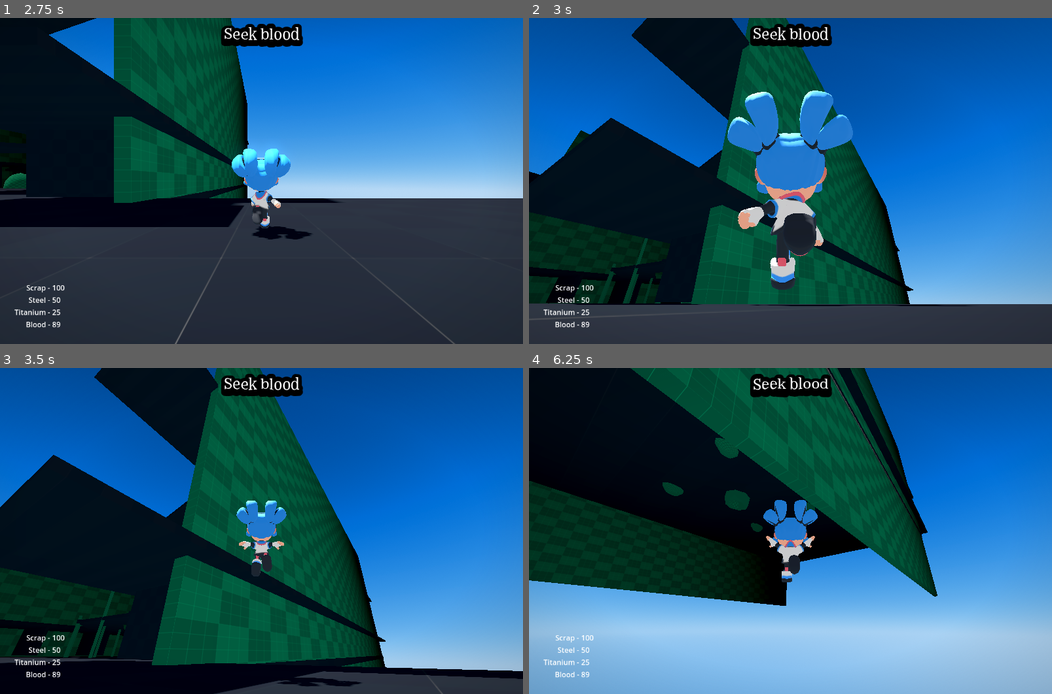
Above: before the commit, frames 1-4 (two rows, left to right).
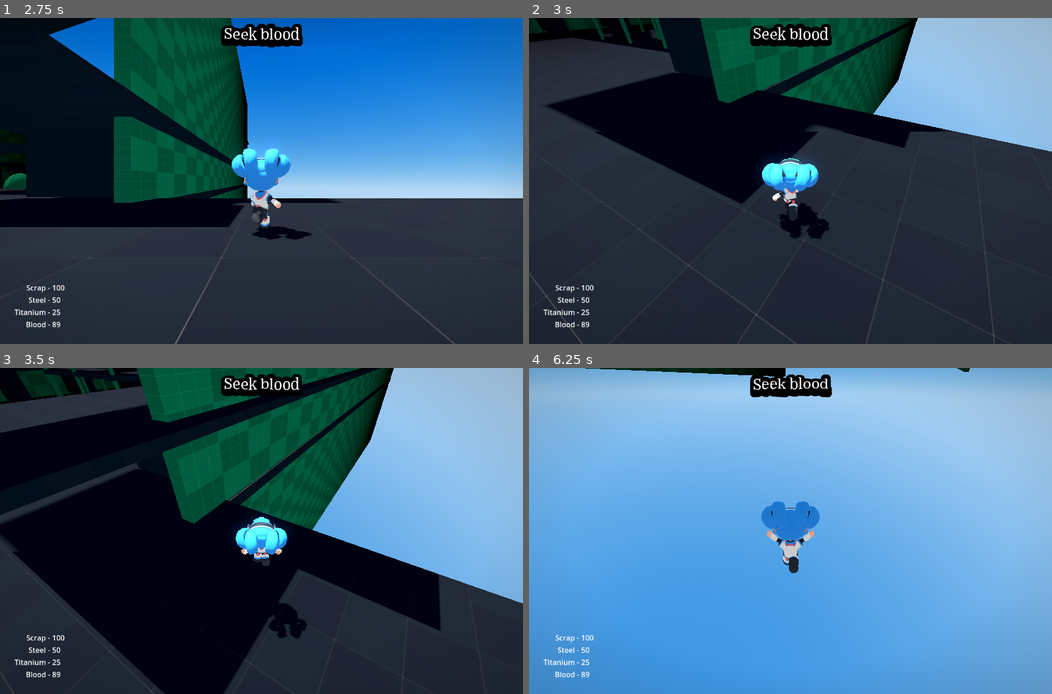
Above: after the commit, the same moments.

Repository: jake6724/no_poly_jam
Game: Godot game, scene res://scenes/TestLevel.tscn
Two runs of this game, one before a commit and one after it. Both use one fixed random seed, a clock stepped at 60 frames per second and the inputs below.
Inputs (mouse positions are in pixels of both pictures, inside the frame that each line leads up to):
- Up to frame 1 (2.75 s): move the mouse to (376, 164) at 0.52 s; hold D (move_right) 0.53-1.28 s; hold Ctrl (control) 0.53-1.28 s; tap Space (jump) at 0.77, 1.52 s; move the mouse to (156, 197) at 1.27 s; hold S (move_down) 1.28-2.03 s; tap E (interact) at 1.35 s; move the mouse to (313, 109) at 2.02 s; hold D (move_right) from 2.03 s (still down); click (313, 109) at 2.1 s
- Up to frame 2 (3 s): move the mouse to (785, 187) at 2.77 s; release D (move_right) at 2.78 s; hold W (move_up) from 2.78 s (still down); tap Mouse wheel down (scroll_down) at 2.85 s
- Up to frame 3 (3.5 s): keep holding W (move_up); tap Space (jump) at 3.02 s
- Up to frame 4 (6.25 s): move the mouse to (827, 534) at 3.52 s; tap Mouse wheel up (scroll_up) at 3.6 s; tap Space (jump) at 3.77, 4.52, 6.02 s; move the mouse to (748, 527) at 4.27 s; tap Shift (sprint) at 4.35 s; move the mouse to (795, 531) at 5.02 s; hold Ctrl (control) 5.03-5.78 s; move the mouse to (769, 524) at 5.77 s; release W (move_up) at 5.78 s; hold D (move_right) from 5.78 s (still down); tap E (interact) at 5.85 s

Frame 1 is identical in both runs. In frame 2, 80% of the frame differs, in the area x 0-100%, y 0-100%; in frame 3, 75%; in frame 4, 93%.

Commit message:
Invert camera back

Diff:
--- a/scenes/Player.tscn
+++ b/scenes/Player.tscn
@@ -38,7 +38,7 @@
 shape = SubResource("CapsuleShape3D_p0vlq")
 
 [node name="CameraPivot" type="Node3D" parent="."]
-transform = Transform3D(-4.371138e-08, 0, 0.99999976, 0, 0.9999999, 0, -0.99999976, 0, -4.371138e-08, 0, 1.1704572, 0)
+transform = Transform3D(-4.3711378e-08, 0, 0.99999976, 0, 0.9999999, 0, -0.99999976, 0, -4.3711378e-08, 0, 1.1704572, 0)
 
 [node name="SpringArm3D" type="SpringArm3D" parent="CameraPivot"]
 collision_mask = 4
--- a/scripts/player/player.gd
+++ b/scripts/player/player.gd
@@ -130,7 +130,7 @@
 
 	if _rotate_camera:
 		# Set X and Y camera rotation. Clamp X axis so player cannot look fully up or down
-		_camera_pivot.rotation.x += _camera_input_direction.y * delta
+		_camera_pivot.rotation.x -= _camera_input_direction.y * delta
 		_camera_pivot.rotation.y -= _camera_input_direction.x  * delta
 		_camera_pivot.rotation.x = clamp(_camera_pivot.rotation.x, (-PI / 4.0), (PI / 6.0))
 
